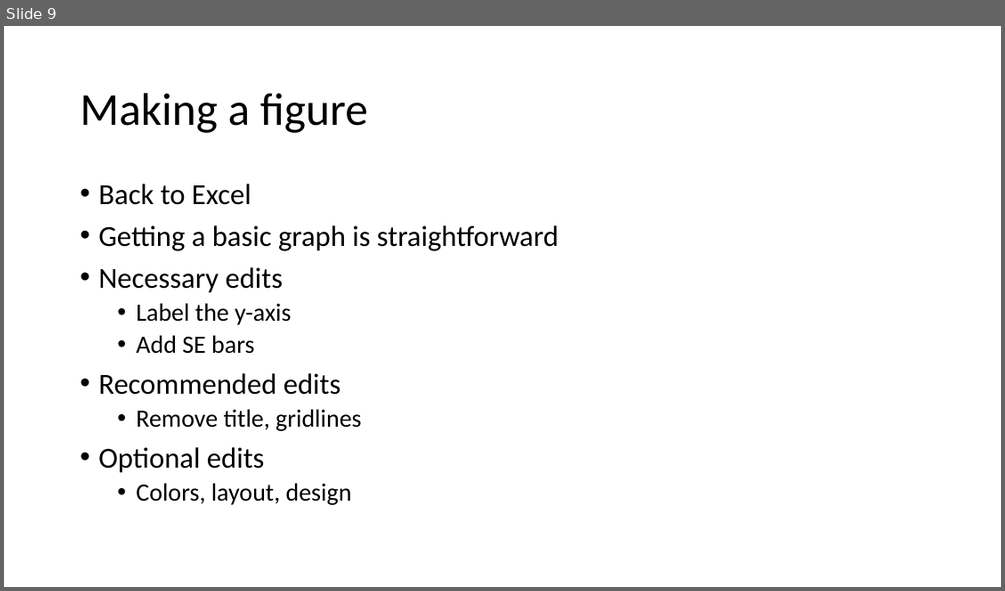
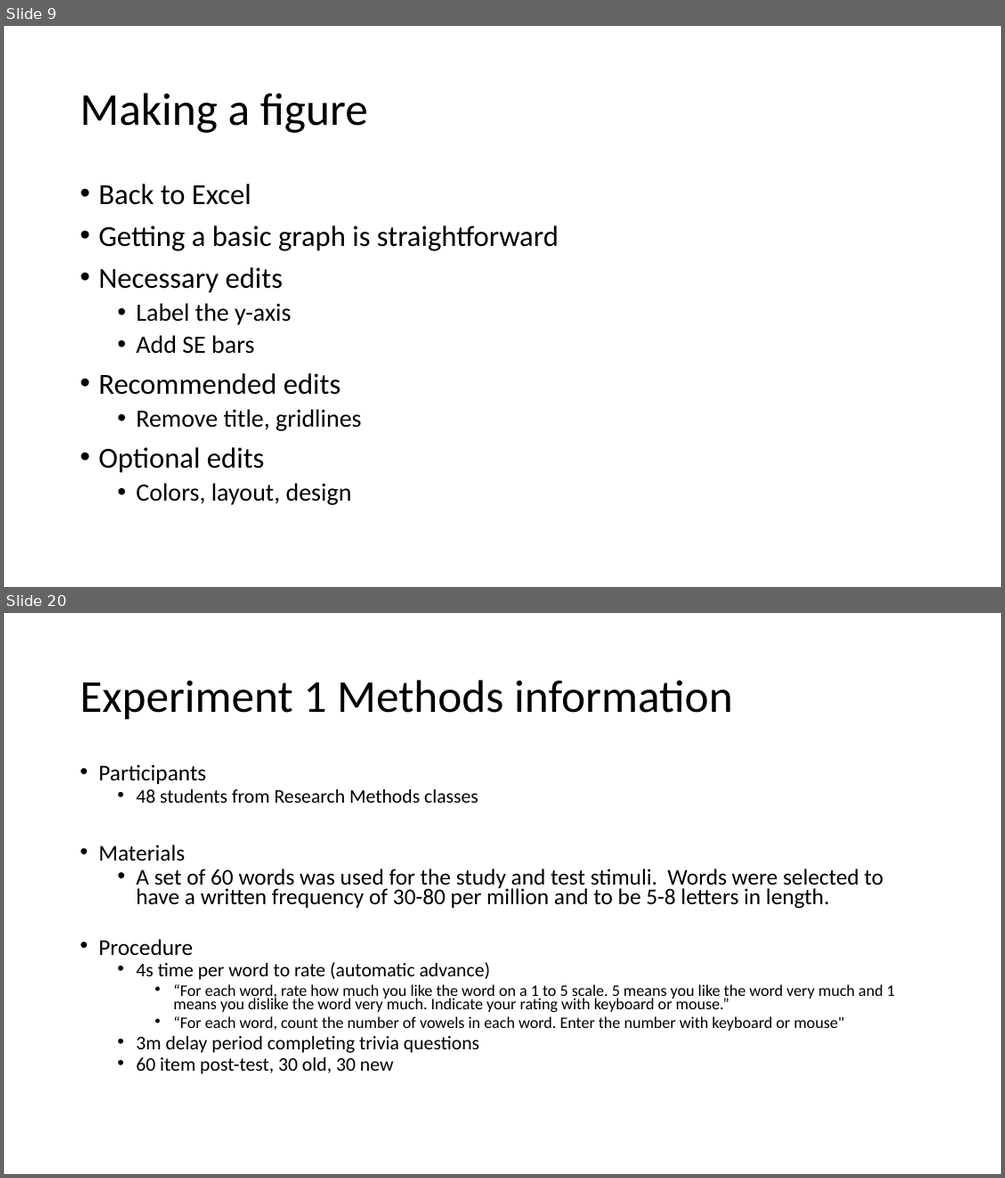
Before and after one commit to preber/Research-Methods, a slide deck: Class Slides 2024/Class 6.pptx. Shown one above the other, each under a label of ours: slide 9 before the commit, slides 9 and 20 after it; the slides between them are not shown. The pictures are 1005x591 and 1005x1178 pixels, drawn with LibreOffice and Linux fonts; fonts in the diff are those of the drawing. Boxes give left, top, right and bottom in pixels: in the first picture for what was removed or moved away, otherwise in the second. Text is boxed around its words. In the diff, an @@ line names an element or a change of style, - is before the commit and + after.

Commit message:
Compressed class 6

```diff
--- a/Class Slides 2024/Class 6.pptx
+++ b/Class Slides 2024/Class 6.pptx
@@ slide 20 added at [4, 613, 1001, 1174], background #FFFFFF @@
@@ title added at [80, 680, 733, 720], 44 pt, text #000000 @@
+Experiment 1 Methods information
@@ text added at [98, 764, 895, 1074], 15.5 pt, text #000000 @@
+• Participants
+  • 48 students from Research Methods classes
+• Materials
+  • A set of 60 words was used for the study and test stimuli. Words were selected to have a written frequency of 30-80 per million and to be 5-8 letters in length.
+• Procedure
+  • 4s time per word to rate (automatic advance)
+    • “For each word, rate how much you like the word on a 1 to 5 scale. 5 means you like the word very much and 1 means you dislike the word very much. Indicate your rating with keyboard or mouse.”
+    • “For each word, count the number of vowels in each word. Enter the number with keyboard or mouse"
+  • 3m delay period completing trivia questions
+  • 60 item post-test, 30 old, 30 new
```
Also in this commit, not shown: 1 slide changed, 12 other slides added, 1 other file.
